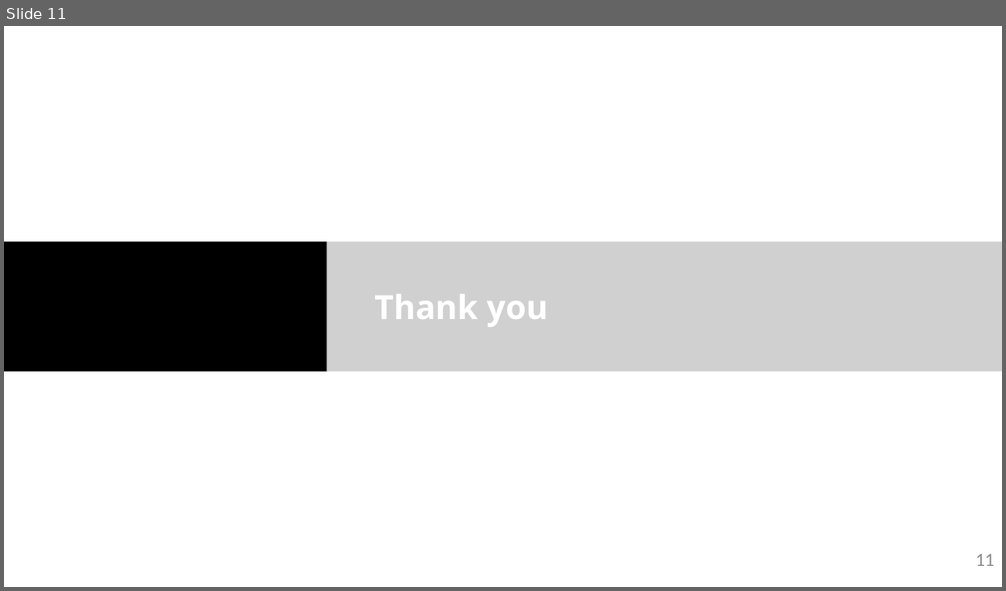
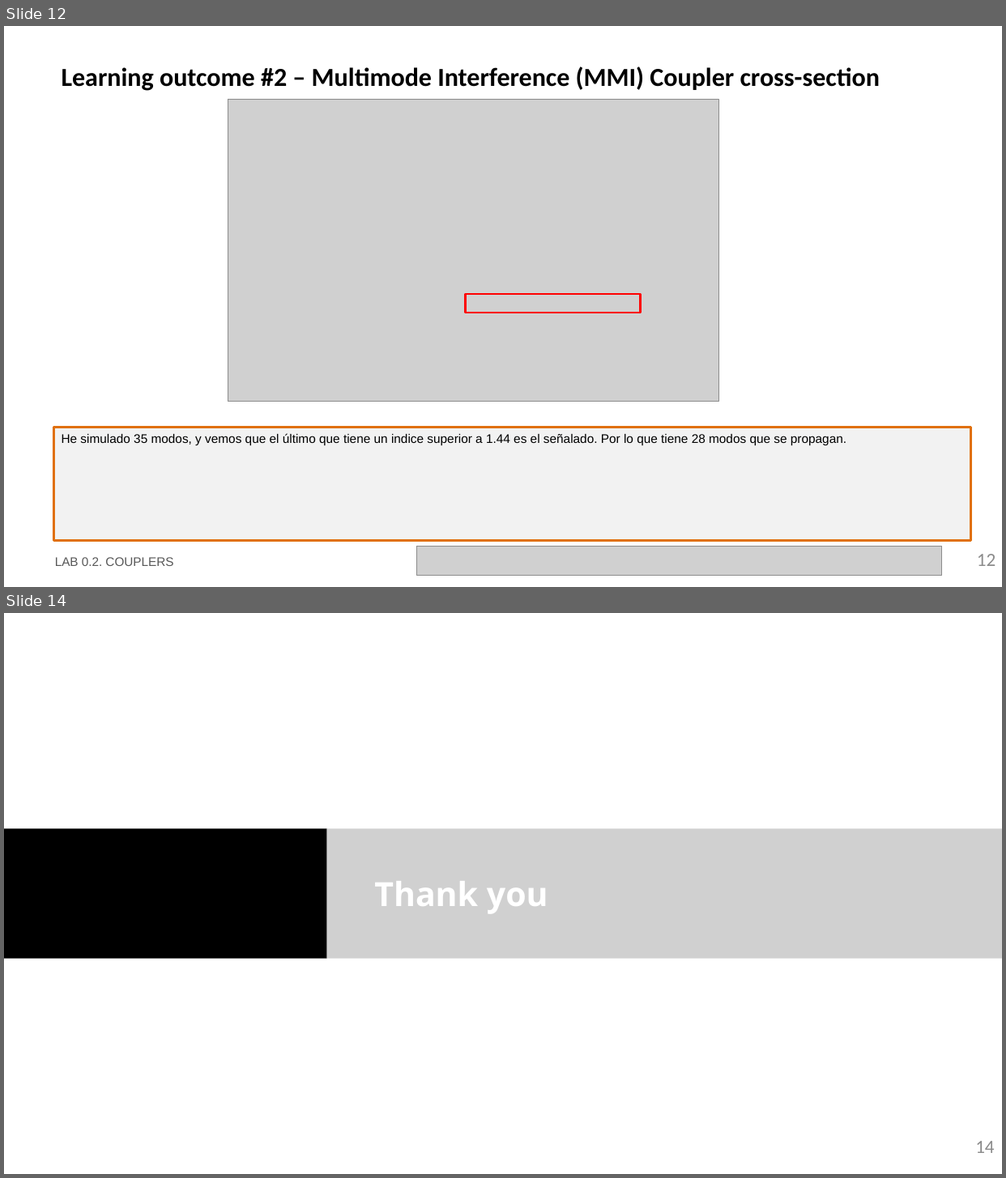
Before and after one commit to RobertoFernandezSevilla/pic-upv-lab0, a slide deck: LabBook_020.pptx. Shown one above the other, each under a label of ours: slide 11 before the commit, slides 12 and 14 after it; the slides between them are not shown. The pictures are 1006x591 and 1006x1178 pixels, drawn with LibreOffice and Linux fonts; fonts in the diff are those of the drawing; grey boxes stand for pictures; background and template pictures are left out. Boxes give left, top, right and bottom in pixels: in the first picture for what was removed or moved away, otherwise in the second. Text is boxed around its words. In the diff, an @@ line names an element or a change of style, - is before the commit and + after.

Commit message:
020 coupler casi terminado

```diff
--- a/LabBook_020.pptx
+++ b/LabBook_020.pptx
@@ slide 12 added at (x1=4, y1=26, x2=1002, y2=587), background #FFFFFF @@
@@ title added at (x1=62, y1=66, x2=880, y2=91), 25 pt, text #000000, bold @@
+Learning outcome #2 – Multimode Interference (MMI) Coupler cross-section
@@ picture added at (x1=228, y1=99, x2=719, y2=401) @@
@@ rectangle added at (x1=466, y1=294, x2=641, y2=313), outline #FF0000 2 pt @@
@@ rectangle added at (x1=53, y1=427, x2=970, y2=540), fill #F2F2F2, outline #E0700D 2.25 pt, 12 pt, text #000000 @@
+He simulado 35 modos, y vemos que el último que tiene un indice superior a 1.44 es el señalado. Por lo que tiene 28 modos que se propagan.
@@ text added at (x1=55, y1=557, x2=173, y2=566), 12 pt, text #585858 @@
+LAB 0.2. COUPLERS
@@ picture added at (x1=417, y1=546, x2=942, y2=576) @@
@@ page number added at (x1=977, y1=554, x2=995, y2=566), 18 pt, text #8C8C8C @@
+12
@@ what was slide 11 is now slide 14 @@
@@ page number at (x1=975, y1=1141, x2=994, y2=1153): text changed @@
-11
+14
```
Also in this commit, not shown: 1 slide changed, 2 other slides added, 1 other file.
